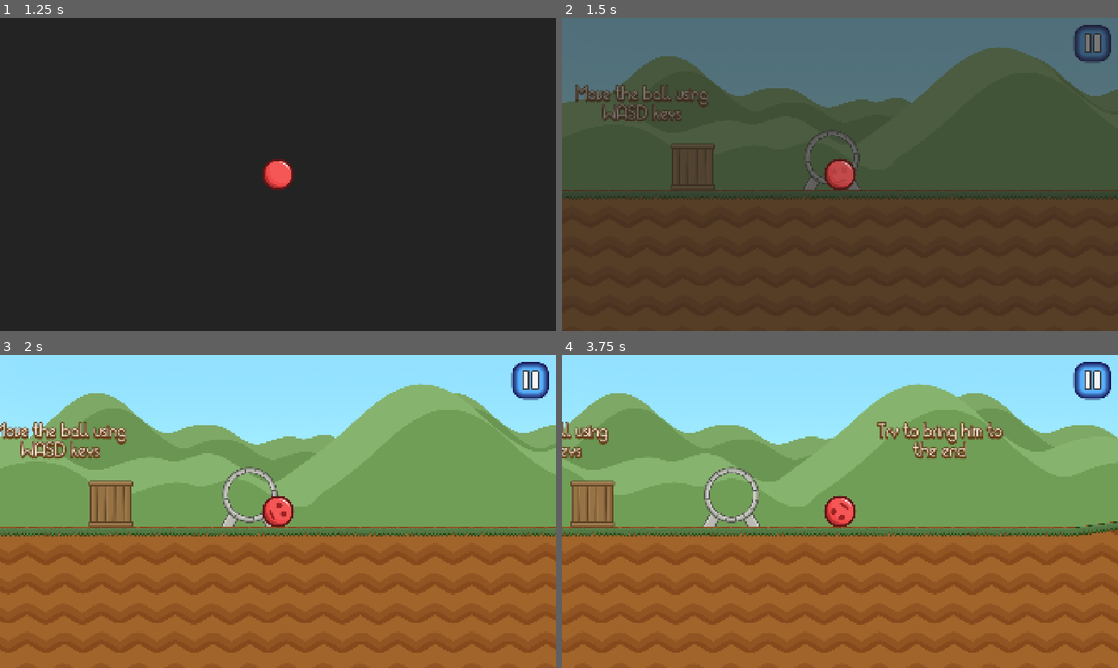
Above: before the commit, frames 1-4 (two rows, left to right).
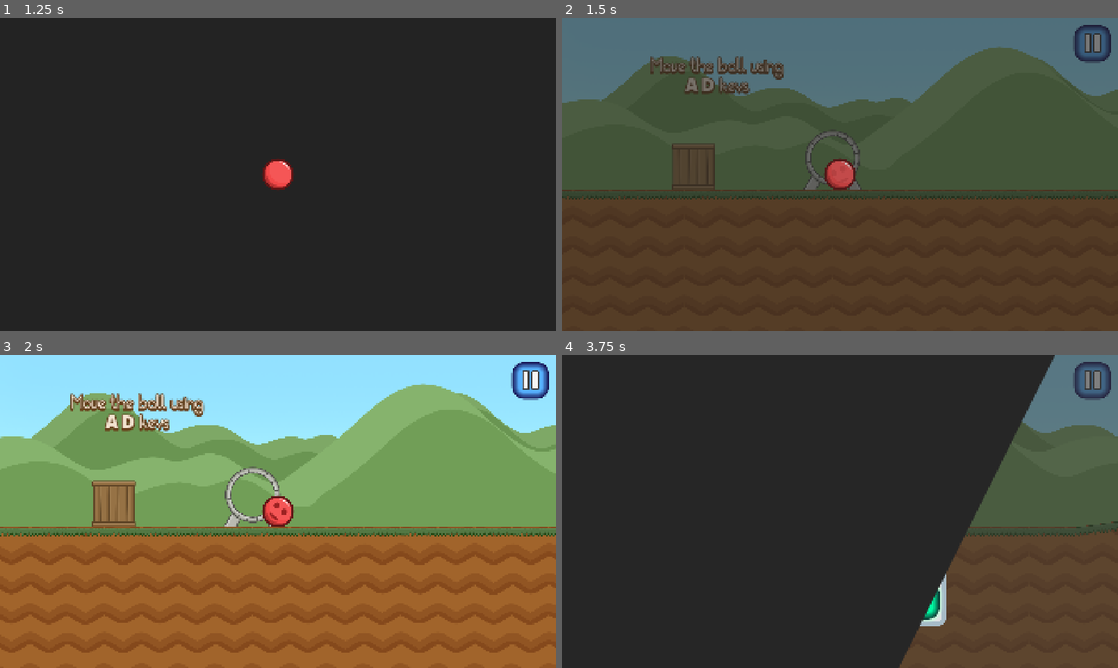
Above: after the commit, the same moments.

Repository: urebus-godot/red-ball-game
Game: Godot game, scene res://scenes_scripts/game/levels/level_1.tscn
Same seed, same stepped clock (60 frames per second), same inputs: the game is played once before the commit and once after it. This scene is started directly instead of the project's main scene.
Inputs (mouse positions are in pixels of both pictures, inside the frame that each line leads up to):
- Up to frame 1 (1.25 s): tap Enter at 0.5 s; hold D (right) from 0.53 s (still down); hold Space (jump) from 0.53 s (still down)
- Up to frame 2 (1.5 s): release D (right) at 1.25 s; release Space (jump) at 1.25 s; click (1090, 43) at 1.25 s
- Up to frame 3 (2 s): no input
- Up to frame 4 (3.75 s): hold D (right) 2.03-2.75 s; tap E (interact) at 2.1 s; tap Space (jump) at 2.27, 2.3, 2.57 s; click (789, 495) at 2.75 s, where only the run after the commit has a clickable "Main Menu"; click (890, 602) at 3.5 s, where only the run after the commit has a clickable "Next Level"

Frame 1 is identical in both runs. In frame 2, 2.7% of the frame differs, in the area x 0-100%, y 9-58%; in frame 3, 6.1%; in frame 4, 100%, in the area x 0-100%, y 0-100%.

Commit message:
Add finish menu and platforms, update water

Diff:
--- a/globals/constants.gd
+++ b/globals/constants.gd
@@ -7,3 +7,4 @@
 
 const TWEEN_DURATION: float = 0.3
 const TRANS_TYPE: Tween.TransitionType = Tween.TRANS_QUAD
+const UI_TRANS_TYPE: Tween.TransitionType = Tween.TRANS_SINE
--- a/resources/themes/fonts/world_text.tres
+++ b/resources/themes/fonts/world_text.tres
@@ -1,6 +1,7 @@
 [gd_resource type="Theme" format=3 uid="uid://dwuf2y00ydbwn"]
 
 [ext_resource type="FontFile" uid="uid://cwww4yawa4yb4" path="res://resources/fonts/citricacyrillic.ttf" id="1_ny1dr"]
+[ext_resource type="FontFile" uid="uid://c2hrra5eptan4" path="res://resources/fonts/SSFBreakthrough-Black.ttf" id="2_twlx4"]
 
 [resource]
 Label/colors/font_color = Color(0.85640603, 0.7963739, 0.76045793, 1)
@@ -23,7 +24,7 @@
 RichTextLabel/font_sizes/bold_italics_font_size = 64
 RichTextLabel/font_sizes/italics_font_size = 64
 RichTextLabel/font_sizes/normal_font_size = 64
-RichTextLabel/fonts/bold_font = ExtResource("1_ny1dr")
+RichTextLabel/fonts/bold_font = ExtResource("2_twlx4")
 RichTextLabel/fonts/bold_italics_font = ExtResource("1_ny1dr")
 RichTextLabel/fonts/italics_font = ExtResource("1_ny1dr")
 RichTextLabel/fonts/normal_font = ExtResource("1_ny1dr")
--- a/scenes_scripts/game/camera.gd
+++ b/scenes_scripts/game/camera.gd
@@ -42,8 +42,14 @@
 	if not free_mode:
 		position = player.position
 	else:
-		var move_direction = Input.get_vector("left", "right", "up", "down")
-		position += move_direction * FREE_MODE_VELOCITY
+		var move_direction = Input.get_vector(
+			"left", "right", "up", "down"
+			).normalized()
+		var speed_up = Input.is_action_pressed("speed_up")
+		position += (move_direction * FREE_MODE_VELOCITY * 3
+		) if speed_up else (
+			move_direction * FREE_MODE_VELOCITY
+			)
 
 
 func _ready() -> void:
--- a/scenes_scripts/game/levels/base_level.tscn
+++ b/scenes_scripts/game/levels/base_level.tscn
@@ -61,7 +61,7 @@
 position = Vector2(0, 2368)
 texture = ExtResource("6_62qgw")
 
-[node name="Terrain" parent="." unique_id=912310611 instance=ExtResource("4_jt1by")]
+[node name="Background" type="Node2D" parent="." unique_id=40735884]
 
 [node name="PhysicsObjects" type="Node2D" parent="." unique_id=952607968]
 
@@ -73,7 +73,6 @@
 [node name="Environment" type="Node2D" parent="." unique_id=1919074315]
 
 [node name="Waters" type="Node2D" parent="Environment" unique_id=2130201175]
-z_index = -1
 
 [node name="Areas" type="Node2D" parent="." unique_id=1723939335]
 
@@ -84,4 +83,8 @@
 
 [node name="Labels" type="Node2D" parent="." unique_id=608123660]
 
+[node name="Terrain" parent="." unique_id=912310611 instance=ExtResource("4_jt1by")]
+
+[connection signal="level_finished" from="." to="UILayer" method="_on_level_finished"]
+[connection signal="level_finished" from="." to="Creatures/Player" method="_on_level_finished"]
 [connection signal="body_entered" from="Areas/FinishArea" to="." method="_on_finish_area_body_entered"]
--- a/scenes_scripts/game/levels/level_1.tscn
+++ b/scenes_scripts/game/levels/level_1.tscn
@@ -1,6 +1,7 @@
 [gd_scene format=3 uid="uid://dwlerkwucmqsi"]
 
 [ext_resource type="PackedScene" uid="uid://bb6koovj7b8o" path="res://scenes_scripts/game/levels/base_level.tscn" id="1_yhru0"]
+[ext_resource type="PackedScene" uid="uid://cuj44b2p5d6up" path="res://scenes_scripts/game/objects/solid/static/platform_on_beams.tscn" id="2_jabye"]
 [ext_resource type="PackedScene" uid="uid://hf4hp71cg2ya" path="res://scenes_scripts/game/objects/areas/water.tscn" id="3_1k6lp"]
 [ext_resource type="PackedScene" uid="uid://b5c6vtq65bvn0" path="res://scenes_scripts/game/objects/physical/physics/crate.tscn" id="3_xya2l"]
 [ext_resource type="PackedScene" uid="uid://bvcpab838u2eo" path="res://scenes_scripts/game/objects/ui_elements/hint_label.tscn" id="5_aau4x"]
@@ -9,13 +10,88 @@
 [sub_resource type="Curve2D" id="Curve2D_5afly"]
 bake_interval = 512.0
 _data = {
-"points": PackedVector2Array(0, 0, 0, 0, -1504, 64, 0, 0, 0, …(240 unchanged characters)… 28, 0, 0, 0, 0, 6432, -224, 0, 0, 0, 0, 7040, -224, 0, 0, 0, 0, 7360, -96, 0, 0, 0, 0, 7520, 576, 0, 0, 0, 0, 9248, 576, 0, 0, 0, 0, 9312, -64, 0, 0, 0, 0, 9696, -160, 0, 0, 0, 0, 11232, -320, 0, 0, 0, 0, 12832, -320, 0, 0, 0, 0, 1 …(362 unchanged characters)…
+"points": PackedVector2Array(0, 0, 0, 0, -1504, 64, 0, 0, 0, …(240 unchanged characters)… 28, 0, 0, 0, 0, 6432, -224, 0, 0, 0, 0, 6848, -224, 0, 0, 0, 0, 7264, -192, 0, 0, 0, 0, 7424, -128, 0, 0, 0, 0, 7456, -32, 0, 0, 0, 0, 7520, 576, 0, 0, 0, 0, 7680, 704, 0, 0, 0, 0, 8128, 768, 0, 0, 0, 0, 8800, 768, 0, 0, 0, 0, 9312, 672, 0, 0, 0, 0, 9568, 544, 0, 0, 0, 0, 9632, -64, 0, 0, 0, 0, 9696, -160, 0, 0, 0, 0, 10176, -288, 0, 0, 0, 0, 11296, -288, 0, 0, 0, 0, 12832, -320, 0, 0, 0, 0, 1 …(362 unchanged characters)…
 }
-point_count = 36
+point_count = 43
 
 [node name="Level1" unique_id=165616865 instance=ExtResource("1_yhru0")]
 
-[node name="Terrain" parent="." index="3" unique_id=912310611]
+[node name="PlatformOnBeams" parent="Background" parent_id_path=PackedInt32Array(40735884) index="0" unique_id=1838207057 instance=ExtResource("2_jabye")]
+position = Vector2(7808, 2144)
+
+[node name="TextureRect" parent="Background/PlatformOnBeams" index="0" unique_id=1189508430]
+offset_bottom = 1000.0
+
+[node name="PlatformOnBeams2" parent="Background" parent_id_path=PackedInt32Array(40735884) index="1" unique_id=932789934 instance=ExtResource("2_jabye")]
+position = Vector2(8416, 1952)
+
+[node name="TextureRect" parent="Background/PlatformOnBeams2" index="0" unique_id=1189508430]
+offset_bottom = 1500.0
+
+[node name="PlatformOnBeams3" parent="Background" parent_id_path=PackedInt32Array(40735884) index="2" unique_id=785976904 instance=ExtResource("2_jabye")]
+position = Vector2(9088, 2176)
+
+[node name="TextureRect" parent="Background/PlatformOnBeams3" index="0" unique_id=1189508430]
+offset_bottom = 1000.0
+
+[node name="Crate" parent="PhysicsObjects" parent_id_path=PackedInt32Array(952607968) index="0" unique_id=263904471 instance=ExtResource("3_xya2l")]
+position = Vector2(-480, 2400)
+mass = 1.5
+
+[node name="Player" parent="Creatures" parent_id_path=PackedInt32Array(1133915585) index="0" unique_id=840999448]
+position = Vector2(0, 2208)
+physics_material_override = null
+
+[node name="Water" parent="Environment/Waters" parent_id_path=PackedInt32Array(2130201175) index="0" unique_id=1996029903 instance=ExtResource("3_1k6lp")]
+position = Vector2(7360, 2464)
+
+[node name="WaterTexture" parent="Environment/Waters/Water" index="0" unique_id=1796776943]
+offset_top = -224.0
+offset_right = 2304.0
+offset_bottom = 768.0
+
+[node name="FinishArea" parent="Areas" parent_id_path=PackedInt32Array(1723939335) index="0" unique_id=1444216573]
+position = Vector2(337, 2258)
+
+[node name="ActivateArea" parent="Areas" parent_id_path=PackedInt32Array(1723939335) index="1" unique_id=1594849188 node_paths=PackedStringArray("object_to_activate") instance=ExtResource("5_mc8sp")]
+position = Vector2(0, 1920)
+object_to_activate = NodePath("../../Labels/HintLabel")
+
+[node name="ActivateArea2" parent="Areas" parent_id_path=PackedInt32Array(1723939335) index="2" unique_id=1976630741 node_paths=PackedStringArray("object_to_activate") instance=ExtResource("5_mc8sp")]
+position = Vector2(256, 1920)
+object_to_activate = NodePath("../../Labels/HintLabel2")
+
+[node name="ActivateArea3" parent="Areas" parent_id_path=PackedInt32Array(1723939335) index="3" unique_id=75739415 node_paths=PackedStringArray("object_to_activate") instance=ExtResource("5_mc8sp")]
+position = Vector2(512, 1920)
+object_to_activate = NodePath("../../Labels/HintLabel3")
+
+[node name="HintLabel" parent="Labels" parent_id_path=PackedInt32Array(608123660) index="0" unique_id=1476282060 instance=ExtResource("5_aau4x")]
+position = Vector2(-640, 1920)
+activation_delay = 0.5
+
+[node name="HintLabel" parent="Labels/HintLabel" index="0" unique_id=514289046]
+offset_bottom = 224.0
+bbcode_enabled = true
+text = "Move the ball using [b]A D[/b] keys"
+
+[node name="HintLabel2" parent="Labels" parent_id_path=PackedInt32Array(608123660) index="1" unique_id=1850616923 instance=ExtResource("5_aau4x")]
+position = Vector2(0, 1856)
+activation_delay = 0.5
+
+[node name="HintLabel" parent="Labels/HintLabel2" index="0" unique_id=514289046]
+offset_bottom = 224.0
+bbcode_enabled = true
+text = "Make him jump with [b]Space[/b] key"
+
+[node name="HintLabel3" parent="Labels" parent_id_path=PackedInt32Array(608123660) index="2" unique_id=186889751 instance=ExtResource("5_aau4x")]
+position = Vector2(640, 1920)
+activation_delay = 0.5
+
+[node name="HintLabel" parent="Labels/HintLabel3" index="0" unique_id=514289046]
+offset_bottom = 224.0
+text = "Try to bring him to the end"
+
+[node name="Terrain" parent="." index="9" unique_id=912310611]
 position = Vector2(0, 2432)
 
 [node name="Line2D" parent="Terrain" index="1" unique_id=583848422]
@@ -25,48 +101,11 @@
 position = Vector2(0, -64)
 curve = SubResource("Curve2D_5afly")
 
-[node name="Crate" parent="." index="4" unique_id=263904471 instance=ExtResource("3_xya2l")]
-position = Vector2(-480, 2400)
-mass = 1.5
-
-[node name="Player" parent="Creatures" parent_id_path=PackedInt32Array(1133915585) index="0" unique_id=840999448]
-position = Vector2(0, 2208)
-physics_material_override = null
-
-[node name="Water" parent="Environment/Waters" parent_id_path=PackedInt32Array(2130201175) index="0" unique_id=1996029903 instance=ExtResource("3_1k6lp")]
-position = Vector2(7328, 2496)
-
-[node name="WaterTexture" parent="Environment/Waters/Water" index="0" unique_id=1796776943]
-offset_right = 2016.0
-
-[node name="FinishArea" parent="Areas" parent_id_path=PackedInt32Array(1723939335) index="0" unique_id=1444216573]
-position = Vector2(12544, 1824)
-
-[node name="ActivateArea" parent="Areas" parent_id_path=PackedInt32Array(1723939335) index="1" unique_id=1594849188 node_paths=PackedStringArray("object_to_activate") instance=ExtResource("5_mc8sp")]
-position = Vector2(0, 1920)
-object_to_activate = NodePath("../../Labels/HintLabel")
-
-[node name="ActivateArea2" parent="Areas" parent_id_path=PackedInt32Array(1723939335) index="2" unique_id=75739415 node_paths=PackedStringArray("object_to_activate") instance=ExtResource("5_mc8sp")]
-position = Vector2(128, 2048)
-object_to_activate = NodePath("../../Labels/HintLabel2")
-
-[node name="HintLabel" parent="Labels" parent_id_path=PackedInt32Array(608123660) index="0" unique_id=1476282060 instance=ExtResource("5_aau4x")]
-position = Vector2(-896, 2016)
-activation_delay = 0.5
-
-[node name="HintLabel" parent="Labels/HintLabel" index="0" unique_id=514289046]
-offset_bottom = 224.0
-text = "Move the ball using WASD keys"
-
-[node name="HintLabel2" parent="Labels" parent_id_path=PackedInt32Array(608123660) index="1" unique_id=186889751 instance=ExtResource("5_aau4x")]
-position = Vector2(480, 2016)
-activation_delay = 0.5
-
-[node name="HintLabel" parent="Labels/HintLabel2" index="0" unique_id=514289046]
-offset_bottom = 224.0
-text = "Try to bring him to the end"
-
-[editable path="Terrain"]
+[editable path="Background/PlatformOnBeams"]
+[editable path="Background/PlatformOnBeams2"]
+[editable path="Background/PlatformOnBeams3"]
 [editable path="Environment/Waters/Water"]
 [editable path="Labels/HintLabel"]
 [editable path="Labels/HintLabel2"]
+[editable path="Labels/HintLabel3"]
+[editable path="Terrain"]
--- a/scenes_scripts/game/levels/level_manager.gd
+++ b/scenes_scripts/game/levels/level_manager.gd
@@ -12,6 +12,7 @@
 func finish_level() -> void:
 	if game_data.levels_completed < level:
 		game_data.levels_completed += 1
+	level_finished.emit()
 
 
 func _ready() -> void:
--- a/scenes_scripts/game/objects/areas/water.gd
+++ b/scenes_scripts/game/objects/areas/water.gd
@@ -1,6 +1,6 @@
 extends Node2D
 
-const COLLISION_OFFSET: Vector2 = Vector2(0, 90.0)
+const COLLISION_OFFSET: Vector2 = Vector2(0, -76.0)
 
 @onready var water_area: Area2D = $WaterArea
 @onready var collision_shape: CollisionShape2D = $WaterArea/CollisionShape
--- a/scenes_scripts/game/objects/areas/water.tscn
+++ b/scenes_scripts/game/objects/areas/water.tscn
@@ -6,10 +6,10 @@
 
 [sub_resource type="ShaderMaterial" id="ShaderMaterial_mc8sp"]
 shader = ExtResource("1_lcjg8")
-shader_parameter/frequency = 6.0
-shader_parameter/speed = 5.0
-shader_parameter/amplitude = 0.001
-shader_parameter/blur = 0.005
+shader_parameter/frequency = 7.0
+shader_parameter/speed = 2.5
+shader_parameter/amplitude = 0.005
+shader_parameter/blur = 0.01
 
 [sub_resource type="RectangleShape2D" id="RectangleShape2D_joq74"]
 
@@ -18,7 +18,7 @@
 
 [node name="WaterTexture" type="TextureRect" parent="." unique_id=1796776943]
 material = SubResource("ShaderMaterial_mc8sp")
-offset_right = 512.0
+offset_right = 1922.0
 offset_bottom = 512.0
 texture = ExtResource("2_joq74")
 expand_mode = 1
--- a/scenes_scripts/game/objects/physical/creatures/move_component.gd
+++ b/scenes_scripts/game/objects/physical/creatures/move_component.gd
@@ -5,7 +5,7 @@
 const HOLD_JUMP_TIME: float = 0.14
 
 @export var torque: float = 40000.0
-@export var angular_velocity: float = 11.0
+@export var angular_velocity: float = 10.0
 @export var jump_impulse: float = 350.0
 @export var jump_hold_force: float = 2600
 
@@ -46,7 +46,7 @@
 
 
 func jump(delta: float) -> void:
-	if jump_enabled and movement_enabled:
+	if movement_enabled and jump_enabled:
 		if is_on_floor():
 			var impulse = Vector2.UP * jump_impulse
 			creature.apply_central_impulse(impulse)
--- a/scenes_scripts/game/objects/physical/creatures/player/player.gd
+++ b/scenes_scripts/game/objects/physical/creatures/player/player.gd
@@ -6,6 +6,7 @@
 @onready var camera: Camera2D = $Camera
 
 @export var control_component: ControlComponent
+@export var move_component: MoveComponent
 @export var free_camera_mode_enabled: bool = false
 
 var can_interact: bool = true
@@ -36,6 +37,10 @@
 		tween_position(object_to_interact.global_position)
 
 
+func finish() -> void:
+	move_component.movement_enabled = false
+
+
 func _ready() -> void:
 	freeze = true
 	await tween_scale()
@@ -51,6 +56,7 @@
 		prints("Now you can't interact!", can_interact)
 	elif event.is_action_pressed("switch_camera_mode") and free_camera_mode_enabled:
 		camera.free_mode = not camera.free_mode
+		move_component.movement_enabled = not move_component.movement_enabled
 
 
 func _on_interactive_object_player_entered(object: InteractiveObject) -> void:
@@ -64,3 +70,7 @@
 func _on_interact_timer_timeout() -> void:
 	can_interact = true
 	prints("Now you can again interact!", can_interact)
+
+
+func _on_level_finished() -> void:
+	finish()
--- a/scenes_scripts/game/objects/physical/creatures/player/player.tscn
+++ b/scenes_scripts/game/objects/physical/creatures/player/player.tscn
@@ -24,11 +24,12 @@
 [sub_resource type="CircleShape2D" id="CircleShape2D_hka56"]
 radius = 54.0
 
-[node name="Player" unique_id=840999448 node_paths=PackedStringArray("control_component") instance=ExtResource("1_rv035")]
+[node name="Player" unique_id=840999448 node_paths=PackedStringArray("control_component", "move_component") instance=ExtResource("1_rv035")]
 collision_mask = 14
 physics_material_override = SubResource("PhysicsMaterial_30j7b")
 script = ExtResource("2_22jnx")
 control_component = NodePath("ControlComponent")
+move_component = NodePath("MoveComponent")
 free_camera_mode_enabled = true
 
 [node name="Sprite" parent="." index="0" unique_id=188382244]
--- /dev/null
+++ b/scenes_scripts/game/objects/solid/static/platform_on_beams.tscn
@@ -0,0 +1,26 @@
+[gd_scene format=3 uid="uid://cuj44b2p5d6up"]
+
+[ext_resource type="Texture2D" uid="uid://cnxqfwimyhmvb" path="res://resources/textures/game/background/beams.png" id="1_qkcx4"]
+[ext_resource type="Texture2D" uid="uid://cqxyjokjj15qh" path="res://resources/textures/game/objects/solids/static/wooden_platform.png" id="2_qwhmd"]
+
+[sub_resource type="RectangleShape2D" id="RectangleShape2D_qkcx4"]
+size = Vector2(280, 32)
+
+[node name="PlatformOnBeams" type="StaticBody2D" unique_id=1838207057]
+collision_layer = 2
+collision_mask = 13
+
+[node name="TextureRect" type="TextureRect" parent="." unique_id=1189508430]
+offset_left = -128.0
+offset_right = 128.0
+offset_bottom = 256.0
+texture = ExtResource("1_qkcx4")
+stretch_mode = 1
+metadata/_edit_use_anchors_ = true
+
+[node name="Sprite2D" type="Sprite2D" parent="." unique_id=872582417]
+scale = Vector2(1.1, 1)
+texture = ExtResource("2_qwhmd")
+
+[node name="CollisionShape2D" type="CollisionShape2D" parent="." unique_id=961101926]
+shape = SubResource("RectangleShape2D_qkcx4")
--- a/scenes_scripts/ui/hud/ui_layer.gd
+++ b/scenes_scripts/ui/hud/ui_layer.gd
@@ -1,8 +1,11 @@
 extends CanvasLayer
+
+const TWEEN_DURATION: float = 0.5
 
 @onready var tinting: ColorRect = $Tinting
 @onready var pause_menu: Control = $PauseMenu
 @onready var options_menu: OptionsMenu = $OptionsMenu
+@onready var finish_menu: Panel = $FinishMenu
 
 var level: int = 1
 
@@ -45,8 +48,23 @@
 	is_ui_free = true
 
 
+func show_finish_menu() -> void:
+	var finish_info_label: Label = $FinishMenu/FinishInfoLabel
+	finish_info_label.text = "You completed level %s!" % level
+
+	finish_menu.position.y = -900
+	finish_menu.visible = true
+
+	var tween = finish_menu.create_tween().set_trans(Constants.UI_TRANS_TYPE)
+	var center_y = 144
+	tween.tween_property(
+		finish_menu, "position:y", center_y, TWEEN_DURATION
+	)
+
+
 func _ready() -> void:
 	pause_menu.visible = false
+	finish_menu.visible = false
 
 
 func _input(event: InputEvent) -> void:
@@ -55,6 +73,11 @@
 			restart_level()
 		elif event.is_action_pressed("pause"):
 			check_for_pause()
+
+
+func _on_level_finished() -> void:
+	tinting.show_tinting()
+	show_finish_menu()
 
 
 func _on_resume_button_pressed() -> void:
@@ -79,10 +102,14 @@
 	if is_ui_free:
 		check_for_pause()
 
+func _on_main_menu_button_pressed() -> void:
+	if is_ui_free:
+		await TransitionScreen.change_scene(Constants.WORLD_PATH)
+
+func _on_next_level_button_pressed() -> void:
+	if is_ui_free:
+		await TransitionScreen.change_scene(Constants.LEVEL_PATH % level)
+
 
 func _on_options_menu_closed() -> void:
 	is_ui_free = true
-
-
-func _on_level_finished() -> void:
-	tinting.show_tinting()
--- a/scenes_scripts/ui/hud/ui_layer.tscn
+++ b/scenes_scripts/ui/hud/ui_layer.tscn
@@ -12,6 +12,22 @@
 [ext_resource type="Texture2D" uid="uid://cfjwv5sk0y4mr" path="res://resources/textures/ui/icons/restart_icon.png" id="8_lks73"]
 [ext_resource type="Theme" uid="uid://k8oddh018ug7" path="res://resources/themes/buttons/red_button.tres" id="8_udvf3"]
 [ext_resource type="FontFile" uid="uid://b6hssdofy1hrp" path="res://resources/fonts/SSFBreakthrough-Bold.ttf" id="11_lks73"]
+[ext_resource type="FontFile" uid="uid://j1wevx13vv24" path="res://resources/fonts/SSFBreakthrough-Heavy.ttf" id="13_7tan6"]
+
+[sub_resource type="StyleBoxFlat" id="StyleBoxFlat_lks73"]
+bg_color = Color(0.8722, 0.8808033, 0.89, 1)
+border_width_left = 16
+border_width_top = 16
+border_width_right = 16
+border_width_bottom = 16
+border_color = Color(0.6552, 0.73216, 0.78, 1)
+corner_radius_top_left = 32
+corner_radius_top_right = 32
+corner_radius_bottom_right = 32
+corner_radius_bottom_left = 32
+
+[sub_resource type="Theme" id="Theme_7tan6"]
+Panel/styles/panel = SubResource("StyleBoxFlat_lks73")
 
 [node name="UILayer" type="CanvasLayer" unique_id=51763774]
 process_mode = 3
@@ -110,7 +126,7 @@
 focus_mode = 0
 theme = ExtResource("8_udvf3")
 theme_override_font_sizes/font_size = 48
-text = "Quit to world"
+text = "Quit to World"
 icon = ExtResource("7_jgfe7")
 
 [node name="Label" type="Label" parent="PauseMenu" unique_id=2020483254]
@@ -136,9 +152,92 @@
 [node name="OptionsMenu" parent="." unique_id=510311911 instance=ExtResource("4_8qgv2")]
 visible = false
 
+[node name="FinishMenu" type="Panel" parent="." unique_id=1917757095]
+anchors_preset = 8
+anchor_left = 0.5
+anchor_top = 0.5
+anchor_right = 0.5
+anchor_bottom = 0.5
+offset_left = -368.0
+offset_top = -396.0
+offset_right = 368.0
+offset_bottom = 396.0
+grow_horizontal = 2
+grow_vertical = 2
+theme = SubResource("Theme_7tan6")
+
+[node name="CompletedLabel" type="Label" parent="FinishMenu" unique_id=351200222]
+layout_mode = 1
+anchors_preset = 5
+anchor_left = 0.5
+anchor_right = 0.5
+offset_left = -184.0
+offset_top = 24.0
+offset_right = 184.0
+offset_bottom = 96.0
+grow_horizontal = 2
+theme_override_colors/font_color = Color(0.5606212, 0.8521561, 0.9790291, 1)
+theme_override_colors/font_outline_color = Color(0.5146, 0.6249899, 0.83, 1)
+theme_override_constants/outline_size = 16
+theme_override_fonts/font = ExtResource("13_7tan6")
+theme_override_font_sizes/font_size = 48
+text = "LEVEL COMPLETED!"
+horizontal_alignment = 1
+vertical_alignment = 1
+
+[node name="FinishInfoLabel" type="Label" parent="FinishMenu" unique_id=1877911546]
+layout_mode = 1
+anchors_preset = 8
+anchor_left = 0.5
+anchor_top = 0.5
+anchor_right = 0.5
+anchor_bottom = 0.5
+offset_left = -184.0
+offset_top = -36.0
+offset_right = 184.0
+offset_bottom = 36.0
+grow_horizontal = 2
+grow_vertical = 2
+theme_override_colors/font_color = Color(0.8231223, 0.9388391, 0.9936159, 1)
+theme_override_colors/font_outline_color = Color(0.10768203, 0.16667494, 0.28250694, 1)
+theme_override_constants/outline_size = 12
+theme_override_fonts/font = ExtResource("11_lks73")
+theme_override_font_sizes/font_size = 32
+text = "You completed the level!"
+horizontal_alignment = 1
+vertical_alignment = 1
+
+[node name="HBoxContainer" type="HBoxContainer" parent="FinishMenu" unique_id=1192160599]
+layout_mode = 1
+anchors_preset = 7
+anchor_left = 0.5
+anchor_top = 1.0
+anchor_right = 0.5
+anchor_bottom = 1.0
+offset_left = -344.0
+offset_top = -152.0
+offset_right = 344.0
+offset_bottom = -24.0
+grow_horizontal = 2
+grow_vertical = 0
+
+[node name="MainMenuButton" type="Button" parent="FinishMenu/HBoxContainer" unique_id=706309334]
+layout_mode = 2
+size_flags_horizontal = 3
+theme = ExtResource("2_v78qn")
+text = "Main Menu"
+
+[node name="NextLevelButton" type="Button" parent="FinishMenu/HBoxContainer" unique_id=726836314]
+layout_mode = 2
+size_flags_horizontal = 3
+theme = ExtResource("1_sad0e")
+text = "Next Level"
+
 [connection signal="pressed" from="Control/PauseButton" to="." method="_on_pause_button_pressed"]
 [connection signal="pressed" from="PauseMenu/Container/ResumeButton" to="." method="_on_resume_button_pressed"]
 [connection signal="pressed" from="PauseMenu/Container/OptionsButton" to="." method="_on_options_button_pressed"]
 [connection signal="pressed" from="PauseMenu/Container/RestartButton" to="." method="_on_restart_button_pressed"]
 [connection signal="pressed" from="PauseMenu/Container/QuitButton" to="." method="_on_quit_button_pressed"]
 [connection signal="closed" from="OptionsMenu" to="." method="_on_options_menu_closed"]
+[connection signal="pressed" from="FinishMenu/HBoxContainer/MainMenuButton" to="." method="_on_main_menu_button_pressed"]
+[connection signal="pressed" from="FinishMenu/HBoxContainer/NextLevelButton" to="." method="_on_next_level_button_pressed"]
Binary file changed: resources/textures/game/background/beams.png
Binary file added: resources/textures/game/objects/solids/static/wooden_platform.png
Not shown, added: resources/textures/game/objects/solids/static/wooden_platform.png.import
Binary file changed: resources/textures/game/world_environment/water.png
Not shown, changed: resources/textures/game/background/beams.png~
Not shown, added: resources/textures/game/objects/solids/static/board.png~
Not shown, changed: resources/textures/game/world_environment/water.png~
